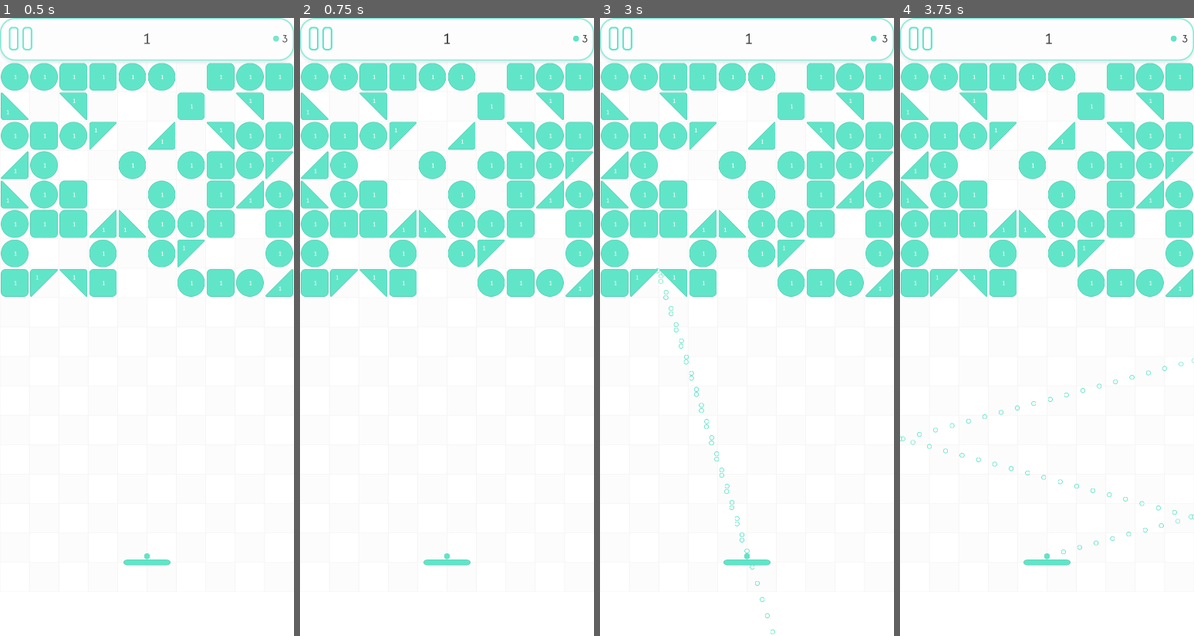
Above: before the commit, frames 1-4 (left to right).
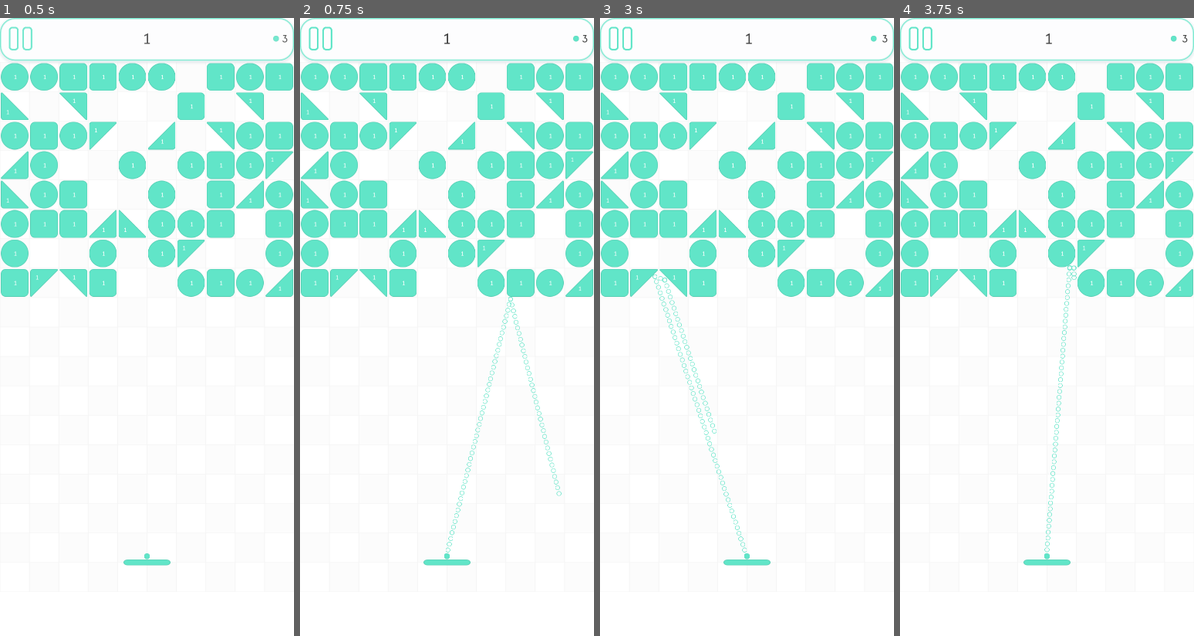
Above: after the commit, the same moments.

Repository: Muneeb1195/paddle-up
Game: Godot game, scene res://Scenes/Level/level_bb_classic.tscn
Two runs of this game, one before a commit and one after it. Both use one fixed random seed, a clock stepped at 60 frames per second and the inputs below. This scene is started directly instead of the project's main scene.
Inputs (mouse positions are in pixels of both pictures, inside the frame that each line leads up to):
- Up to frame 1 (0.5 s): no input
- Up to frame 2 (0.75 s): tap Enter at 0.5 s; move the mouse to (511, 296) at 0.52 s; press the mouse at (511, 296) at 0.53 s
- Up to frame 3 (3 s): release the mouse at (811, 296) at 1.25 s; click (620, 36) at 1.25 s; click "Restart" at 2 s; tap Space at 2.75 s; drag from (688, 357) to (747, 592) at 2.77 s
- Up to frame 4 (3.75 s): tap Enter at 3.5 s; move the mouse to (1076, 191) at 3.52 s; press the mouse at (1076, 191) at 3.53 s

Frame 1 is identical in both runs. In frame 2, 0.5% of the frame differs, in the area x 49-89%, y 45-87%; in frame 3, 0.7%, in the area x 17-60%, y 40-100%; in frame 4, 0.7%.

Commit message:
v1.7.3: shape-query trajectory, setup-java v5, versioned CI artifacts

Diff:
--- a/Scenes/Level/level_bb_classic.tscn
+++ b/Scenes/Level/level_bb_classic.tscn
@@ -23,6 +23,7 @@
 
 [node name="Trajectory" parent="Player" index="2" instance=ExtResource("4_4h04s")]
 position = Vector2(0, -21)
+FORCE = 1000.0
 
 [node name="Floor" type="Area2D" parent="." index="4"]
 position = Vector2(500, 1850)
--- a/Scripts/Entities/trajectory.gd
+++ b/Scripts/Entities/trajectory.gd
@@ -7,29 +7,30 @@
 
 var img : CompressedTexture2D = preload("res://Assets/Ball/ball_outline.png")
 
-const AIM_SMOOTHING : float = 0.35
+# Substep length for the shape sweep; ~1 ball diameter keeps corner grazes honest.
+const SIM_STEP_PX : float = 20.0
+const MAX_BOUNCES : int = 3
+const MAX_STEPS : int = 80
 
+var _circle : CircleShape2D = CircleShape2D.new()
 var _cached_points : PackedVector2Array = PackedVector2Array()
-var _needs_update : bool = false
-var _smoothed_dir : Vector2 = Vector2.ZERO
+# Exact direction used by the last simulation; the single value shared by
+# drawing and shooting so the line can never disagree with the ball.
+var _aim_dir : Vector2 = Vector2.UP
+var _aim_dirty : bool = true
 
 func _ready() -> void:
+	_circle.radius = GameConfig.BALL_DIAMETER / 2.0
 	hide()
-
-func _input(event: InputEvent) -> void:
-	if event is InputEventScreenDrag and visible:
-		_needs_update = true
 
 func _process(_delta: float) -> void:
 	if not visible:
-		_smoothed_dir = Vector2.ZERO
-	if _needs_update:
-		_needs_update = false
-		_calculate_trajectory()
-		queue_redraw()
+		return
+	_calculate_trajectory()
+	queue_redraw()
 
 func _draw() -> void:
-	var ball_half : Vector2 = Vector2(10, 10)
+	var ball_half : Vector2 = Vector2(_circle.radius, _circle.radius)
 	for point : Vector2 in _cached_points:
 		draw_texture(img, (point - ball_half).round())
 
@@ -40,49 +41,59 @@
 	var clamped_angle : float = clampf(dir.angle(), -deg_to_rad(GameConfig.MAX_AIM_ANGLE), -deg_to_rad(GameConfig.MIN_AIM_ANGLE))
 	return Vector2.from_angle(clamped_angle)
 
+func get_shot_direction() -> Vector2:
+	if _aim_dirty:
+		_calculate_trajectory()
+	return _aim_dir
+
 func is_aim_valid() -> bool:
 	return get_global_mouse_position().y < global_position.y
 
-func _get_smoothed_direction() -> Vector2:
-	var clamped_dir : Vector2 = get_forward_direction()
-	if _smoothed_dir == Vector2.ZERO:
-		_smoothed_dir = clamped_dir
-	else:
-		_smoothed_dir = _smoothed_dir.lerp(clamped_dir, AIM_SMOOTHING)
-	return _smoothed_dir
-
 func _calculate_trajectory() -> void:
 	_cached_points.clear()
-	var velocity : Vector2 = FORCE * _get_smoothed_direction()
+	_aim_dir = get_forward_direction()
+	_aim_dirty = false
+	var velocity : Vector2 = FORCE * _aim_dir
+	var step_dir : Vector2 = _aim_dir
+	var step_len : float = SIM_STEP_PX
 	var pos : Vector2 = global_position
-	var timestep : float = 0.064
 	var bounce_count : int = 0
 	var space_state : PhysicsDirectSpaceState2D = get_world_2d().direct_space_state
+
+	var query : PhysicsShapeQueryParameters2D = PhysicsShapeQueryParameters2D.new()
+	query.shape = _circle
+	query.collision_mask = TRAJECTORY_MASK
+	query.collide_with_bodies = true
+	query.collide_with_areas = false
 	var exclude_rids : Array[RID] = []
-	var ball_radius : float = 10.0
-
 	var parent : Node = get_parent()
 	while parent:
 		if parent is CollisionObject2D:
 			exclude_rids.append((parent as CollisionObject2D).get_rid())
 		parent = parent.get_parent()
+	query.exclude = exclude_rids
 
-	for i : int in 50:
-		var next_pos : Vector2 = pos + (velocity * timestep)
-		var query : PhysicsRayQueryParameters2D = PhysicsRayQueryParameters2D.create(pos, next_pos, TRAJECTORY_MASK)
-		query.exclude = exclude_rids
-		var result : Dictionary = space_state.intersect_ray(query)
-
-		if result:
-			var hit_pos : Vector2 = result["position"]
-			var hit_normal : Vector2 = result["normal"]
-			_cached_points.append(hit_pos - global_position + Vector2(2, 2))
+	for i : int in MAX_STEPS:
+		var motion : Vector2 = step_dir * step_len
+		query.transform = Transform2D(0.0, pos)
+		query.motion = motion
+		var result : PackedFloat32Array = space_state.cast_motion(query)
+		var safe_fraction : float = result[0]
+		_cached_points.append(pos - global_position)
+		if safe_fraction < 1.0:
+			var contact : Vector2 = pos + motion * safe_fraction
+			_cached_points.append(contact - global_position)
+			var rest_info : Dictionary = space_state.get_rest_info(query)
+			if rest_info.is_empty():
+				break
+			var hit_normal : Vector2 = rest_info["normal"]
 			velocity = velocity.bounce(hit_normal)
-			pos = hit_pos + hit_normal * ball_radius
+			step_dir = velocity.normalized()
+			# Restart just off the surface so the next sweep starts clean.
+			pos = contact + hit_normal * 1.0
 			bounce_count += 1
-			if bounce_count >= 3:
+			if bounce_count >= MAX_BOUNCES:
 				break
 		else:
-			_cached_points.append(pos - global_position + Vector2(2, 2))
-			_cached_points.append(next_pos - global_position + Vector2(2, 2))
-			pos = next_pos
+			pos = pos + motion
+	_aim_dirty = false
--- a/Scripts/Levels/level_bb_classic.gd
+++ b/Scripts/Levels/level_bb_classic.gd
@@ -56,7 +56,7 @@
 func _shoot() -> void:
 	if not is_instance_valid(ball):
 		return
-	ball._set_direction_move(trajectory_line.get_forward_direction())
+	ball._set_direction_move(trajectory_line.get_shot_direction())
 	ball_launched = true
 	trajectory_line.hide()
 	player.set_physics_process(true)
--- a/Scripts/Levels/level_bb_modern.gd
+++ b/Scripts/Levels/level_bb_modern.gd
@@ -66,7 +66,7 @@
 func _shoot() -> void:
 	trajectory_line.hide()
 	level_timer.start()
-	balls._make_balls(num_of_balls,trajectory_line.global_position,trajectory_line.get_forward_direction())
+	balls._make_balls(num_of_balls,trajectory_line.global_position,trajectory_line.get_shot_direction())
 
 func _limit_shooting_angle() -> void:
 	if trajectory_line.is_aim_valid() and not trajectory_line.visible:
--- a/project.godot
+++ b/project.godot
@@ -15,7 +15,7 @@
 [application]
 
 config/name="Paddle Up"
-config/version="1.7.2"
+config/version="1.7.3"
 run/main_scene="res://Scenes/Main_Menu_UI/main_menu_ui.tscn"
 config/quit_on_go_back=false
 config/features=PackedStringArray("4.7", "GL Compatibility")
Not shown, changed: export_presets.cfg
Not shown, changed: .github/workflows/build.yml
